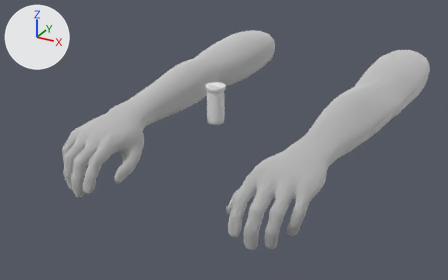
One commit to the Blender file Breakout From Ackers/Assets/Animations/Pills/Holding Pills Idle.blend: the scene before it, then after it.
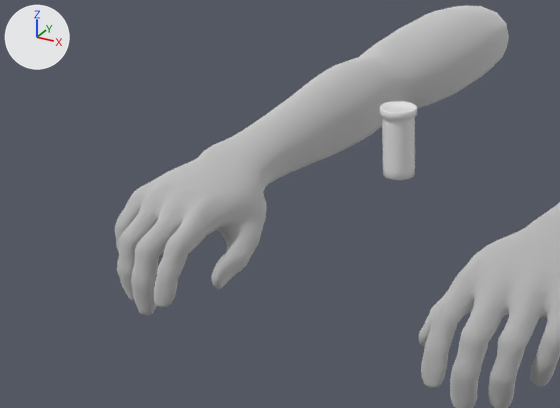
There are two pictures of each version: one whole from a 50 mm lens placed at (0.642, -1.931, 0.555), pointed at (-0.091, -0.597, -0.112), one close up on the part from 0% to 68% of the width and 10% to 89% of the height. Arrows for +X, +Y and +Z are at upper left; the lights stay in place.

The scene before the commit, as lines of its bpy script (objects in view):
```python
me_mesh = bpy.data.meshes.new('Mesh')
me_mesh.from_pydata(...)  # 2548 vertices, 5092 faces; spans x 12.6..33.6, y -10.4..6.2, z 2.9..105.1
me_mesh.materials.append(mat_hands1)  # its picture is missing
me_mesh_001 = bpy.data.meshes.new('Mesh.001')
me_mesh_001.from_pydata(...)  # 2548 vertices, 5092 faces; spans x -33.6..-12.6, y -10.4..6.2, z 2.9..105.1
me_mesh_001.materials.append(mat_hands1_001)  # its picture is missing
me_mesh_002 = bpy.data.meshes.new('Mesh.002')
me_mesh_002.from_pydata(...)  # 306 vertices, 322 faces; spans x -7.9..7.9, y -13.7..16.6, z -7.8..7.8
ob_hand_left = bpy.data.objects.new('hand_left', me_mesh)
ob_hand_left.location = (0.0, 0.0, 0.0)
ob_hand_left.rotation_euler = (1.571, 0.0, 0.0)  # degrees (90, 0, 0)
ob_hand_left.scale = (0.01, 0.01, 0.01)
ob_hand_right = bpy.data.objects.new('hand_right', me_mesh_001)
ob_hand_right.location = (0.0, 0.0, 0.0)
ob_hand_right.rotation_euler = (1.571, 0.0, 0.0)  # degrees (90, 0, 0)
ob_hand_right.scale = (0.01, 0.01, 0.01)
ob_pill_bottle = bpy.data.objects.new('Pill Bottle', me_mesh_002)
ob_pill_bottle.location = (0.001, -0.802, 0.07)
ob_pill_bottle.rotation_euler = (1.571, 0.0, 0.0)  # degrees (90, 0, 0)
ob_pill_bottle.scale = (0.00285, 0.00285, 0.00285)
```
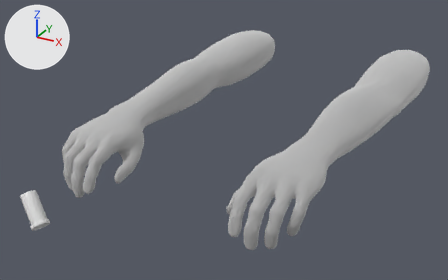
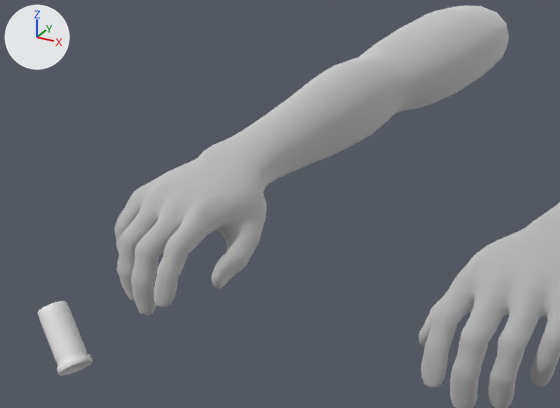
What changed in the scene script:
```text
Change ob_pill_bottle:
    ob_pill_bottle.location: (0.001, -0.802, 0.07) -> (-0.373, -1.02, -0.186)
    ob_pill_bottle.rotation_euler: (1.571, 0.0, 0.0) -> (-1.064, 0.608, -2.786)  # degrees (90, 0, 0) -> degrees (-61, 35, -160)
```

Where the change shows, as pixel boxes [x1, y1, x2, y2] in the close-ups (560 x 408 px):
'Pill Bottle', moved, turned
    before: [380, 101, 417, 180]
    after: [38, 301, 93, 376]
